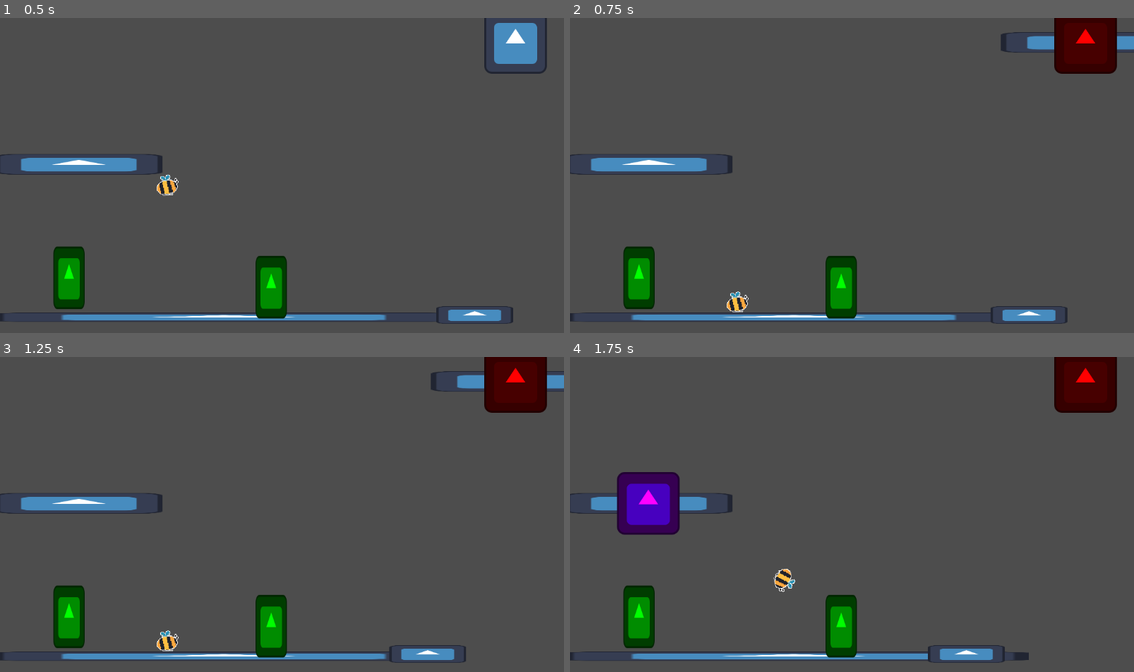
Above: before the commit, frames 1-4 (two rows, left to right).
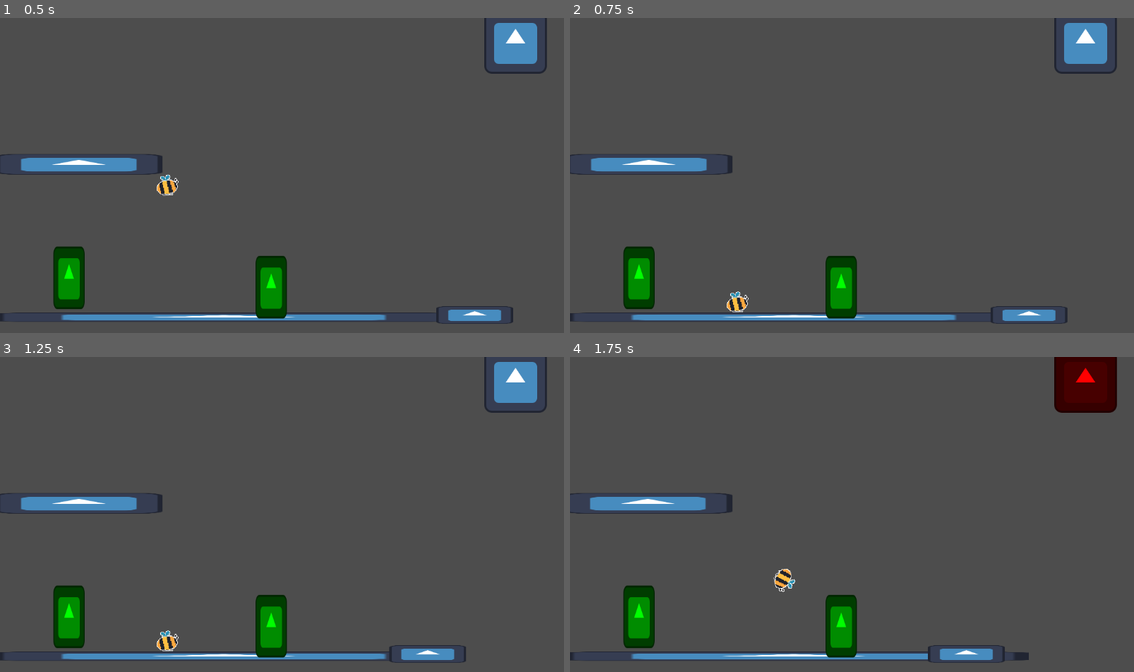
Above: after the commit, the same moments.

Repository: schmertenk/platformer
Game: Godot game, scene res://Game.tscn
Two runs of this game, one before a commit and one after it. Both use one fixed random seed, a clock stepped at 60 frames per second and the inputs below. The engine's default icon, where the game draws it, is replaced by a stand-in: a white triangle on a blue panel in a dark square.
Inputs (mouse positions are in pixels of both pictures, inside the frame that each line leads up to):
- Up to frame 1 (0.5 s): no input
- Up to frame 2 (0.75 s): click (1083, 43) at 0.5 s
- Up to frame 3 (1.25 s): no input
- Up to frame 4 (1.75 s): move the mouse to (648, 501) at 1.27 s; hold Right (right) from 1.28 s (still down); click (648, 501) at 1.35 s; tap Space (jump) at 1.52 s

Frame 1 is identical in both runs. In frame 2, 2.4% of the frame differs, in the area x 76-100%, y 0-18%; in frame 3, 2.4%; in frame 4, 2.2%.
Error before the commit: Attempt to call function 'instantiate' in base 'null instance' on a null instance. (res://Scenes/ControlPlatformWrapper/ControlPlatformWrapper.gd:36)
Error after the commit: Invalid access to property or key 'id' on a base object of type 'Nil'. (res://Scenes/ControlPlatformWrapper/ControlPlatformWrapper.gd:63)

Commit message:
finished drag and drop wrapper shit

Diff:
--- a/Scenes/ControlPlatformWrapper/ControlPlatformWrapper.gd
+++ b/Scenes/ControlPlatformWrapper/ControlPlatformWrapper.gd
@@ -9,6 +9,13 @@
 var is_dragging = false
 var mouse_in
 var mouse_offset = Vector2.ZERO
+var platform_id
+
+
+func _ready():
+	if control_platform_path:
+		var platform = load(control_platform_path).instantiate()
+		platform_id = platform.id
 
 
 func _process(delta):
@@ -50,3 +57,10 @@
 
 func _on_area_2d_mouse_exited():
 	mouse_in = false
+
+
+func _on_tree_exiting():
+	Global.control_platforms[control_platform.id] = false
+	if control_platform:
+		control_platform.queue_free()
+		control_platform = null
--- a/Scenes/ControlPlatformWrapper/ControlPlatformWrapper.tscn
+++ b/Scenes/ControlPlatformWrapper/ControlPlatformWrapper.tscn
@@ -20,5 +20,6 @@
 scale = Vector2(2.67969, 0.328125)
 texture = ExtResource("2_ewvs2")
 
+[connection signal="tree_exiting" from="." to="." method="_on_tree_exiting"]
 [connection signal="mouse_entered" from="Area2D" to="." method="_on_area_2d_mouse_entered"]
 [connection signal="mouse_exited" from="Area2D" to="." method="_on_area_2d_mouse_exited"]
--- a/Scenes/ControlPlatforms/ControlPlatform.gd
+++ b/Scenes/ControlPlatforms/ControlPlatform.gd
@@ -9,6 +9,6 @@
 var wrapper:ControlPlatformWrapper
 
 func _physics_process(delta):
-	if wrapper:
+	if is_instance_valid(wrapper):
 		wrapper.global_position = body.global_position
 		wrapper.global_rotation = body.global_rotation
--- a/Scenes/UI/ControlPlatformMenu/ControlPlatformSlot.gd
+++ b/Scenes/UI/ControlPlatformMenu/ControlPlatformSlot.gd
@@ -3,6 +3,11 @@
 
 @export var wrapper_path = ""
 var enabled = true
+var platform_id
+var hovered_wrapper:ControlPlatformWrapper = null
+
+func _ready():
+	pass
 
 func enable():
 	enabled = true
@@ -11,6 +16,11 @@
 func disable():
 	enabled = false
 	modulate = Color.RED
+
+func _process(delta):
+	if Input.is_action_just_released("click") and hovered_wrapper:
+		hovered_wrapper.queue_free()
+		enable()
 
 
 func _on_button_button_down():
@@ -21,3 +31,16 @@
 	Global.game.add_child(wrapper)
 	wrapper.global_position = get_global_mouse_position()
 	wrapper.drag()
+
+
+func _on_area_2d_area_entered(area):
+	var wrapper = area.get_parent()
+	if wrapper is ControlPlatformWrapper:
+		if wrapper.scene_file_path == wrapper_path:
+			hovered_wrapper = wrapper
+
+
+func _on_area_2d_area_exited(area):
+	var wrapper = area.get_parent()
+	if wrapper == hovered_wrapper:
+		hovered_wrapper = null
--- a/Scenes/UI/ControlPlatformMenu/ControlPlatformSlot.tscn
+++ b/Scenes/UI/ControlPlatformMenu/ControlPlatformSlot.tscn
@@ -31,3 +31,5 @@
 shape = SubResource("RectangleShape2D_f7c1n")
 
 [connection signal="button_down" from="Button" to="." method="_on_button_button_down"]
+[connection signal="area_entered" from="Area2D" to="." method="_on_area_2d_area_entered"]
+[connection signal="area_exited" from="Area2D" to="." method="_on_area_2d_area_exited"]
